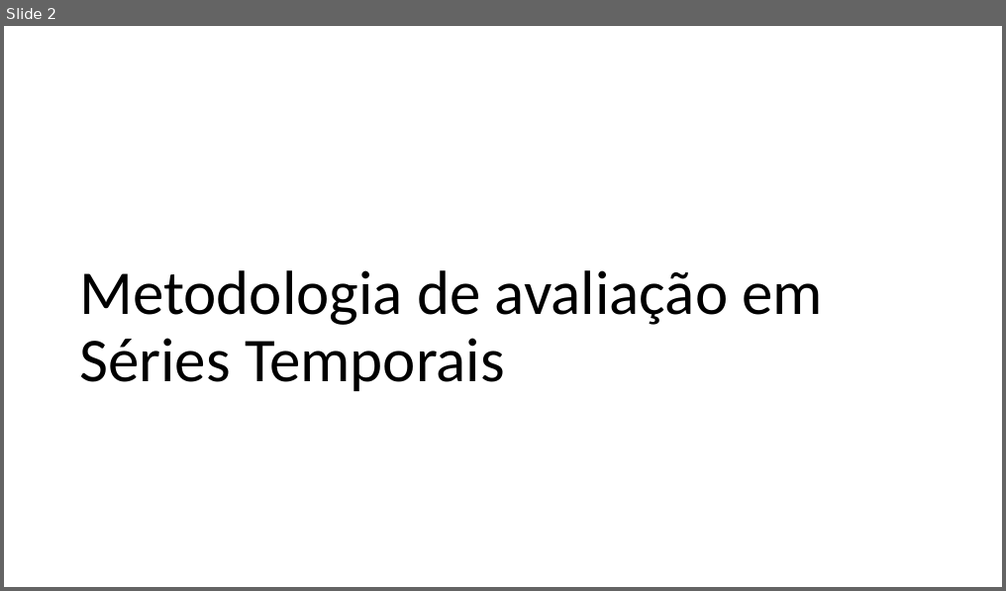
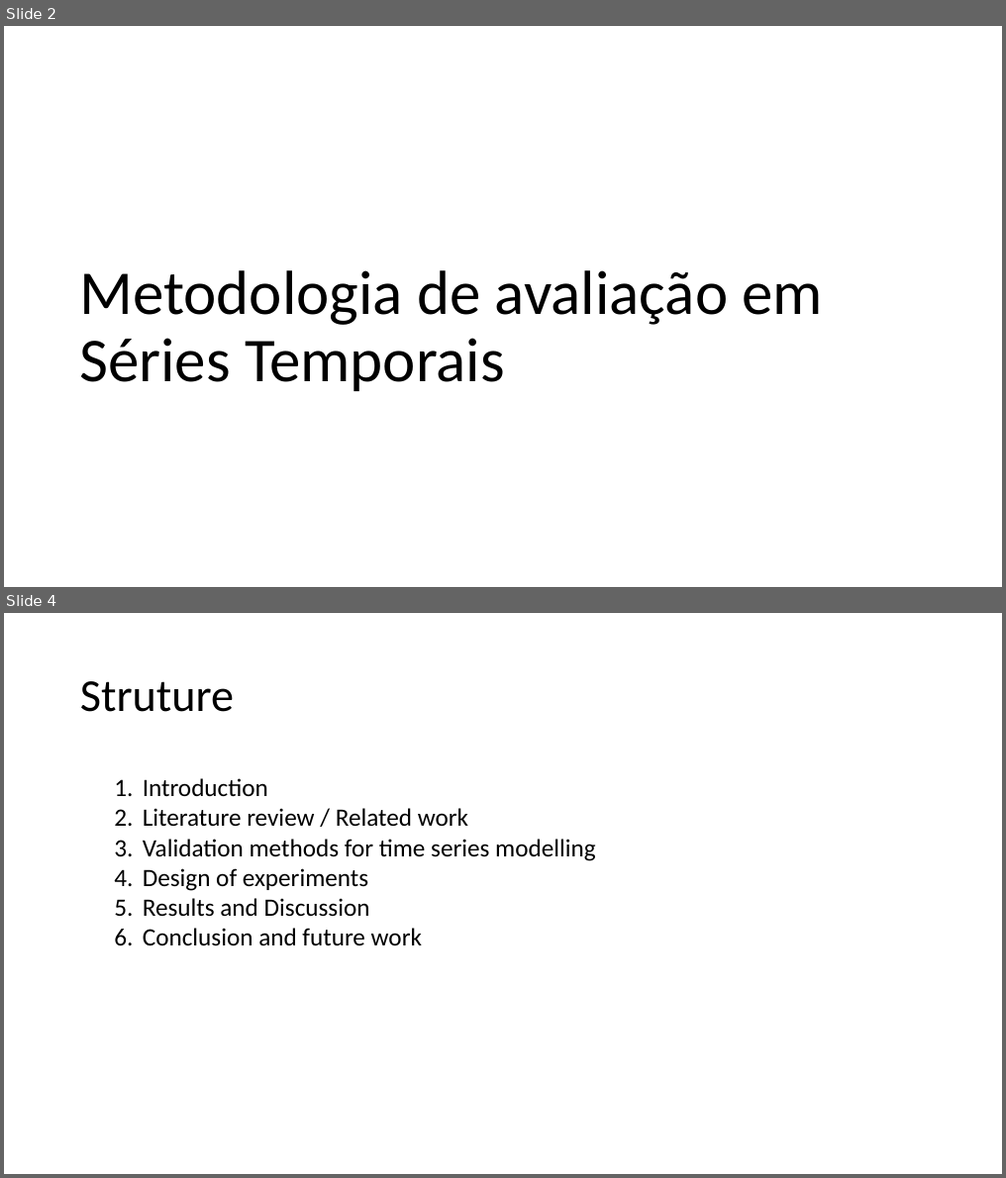
Before and after one commit to MiguelLoureiro98/timecave, a slide deck: papers/.ppt/TimeSeriesCV_15032024.pptx. Shown one above the other, each under a label of ours: slide 2 before the commit, slides 2 and 4 after it; the slides between them are not shown. The pictures are 1006x591 and 1006x1178 pixels, drawn with LibreOffice and Linux fonts; fonts in the diff are those of the drawing. Boxes give left, top, right and bottom in pixels: in the first picture for what was removed or moved away, otherwise in the second. Text is boxed around its words. In the diff, an @@ line names an element or a change of style, - is before the commit and + after.

```diff
--- a/papers/.ppt/TimeSeriesCV_15032024.pptx
+++ b/papers/.ppt/TimeSeriesCV_15032024.pptx
@@ slide 4 added at <box>4,613,1002,1174</box>, background #FFFFFF @@
@@ title added at <box>80,681,234,712</box>, 44 pt, text #000000 @@
+Struture
@@ text added at <box>143,778,596,947</box>, 24 pt, text #000000 @@
+1. Introduction
+2. Literature review / Related work
+3. Validation methods for time series modelling
+4. Design of experiments
+5. Results and Discussion
+6. Conclusion and future work
```
Also in this commit, not shown: 2 slides changed, 21 other slides added, 5 slides removed, 9 other files.
